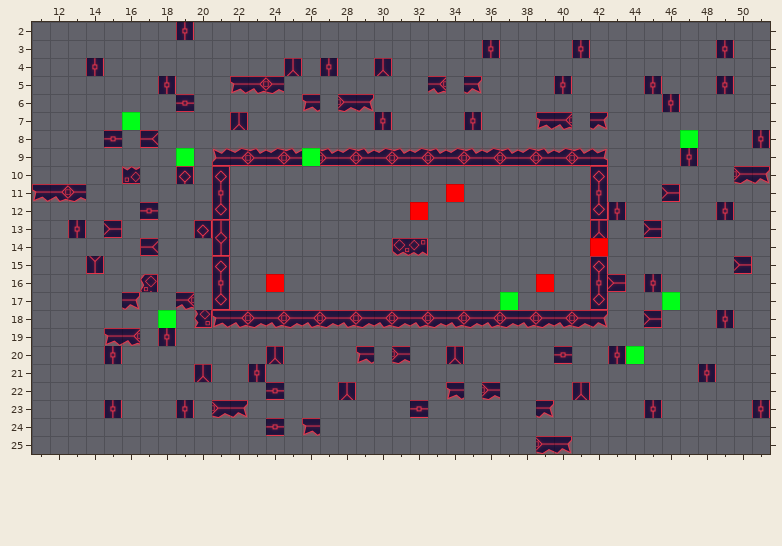
One commit to this Tiled map: Map_Boss.tmx. The picture above is the old version.
Cells are 80x80 px. Shown: x 11..51, y 2..25.
The same view after the edit:
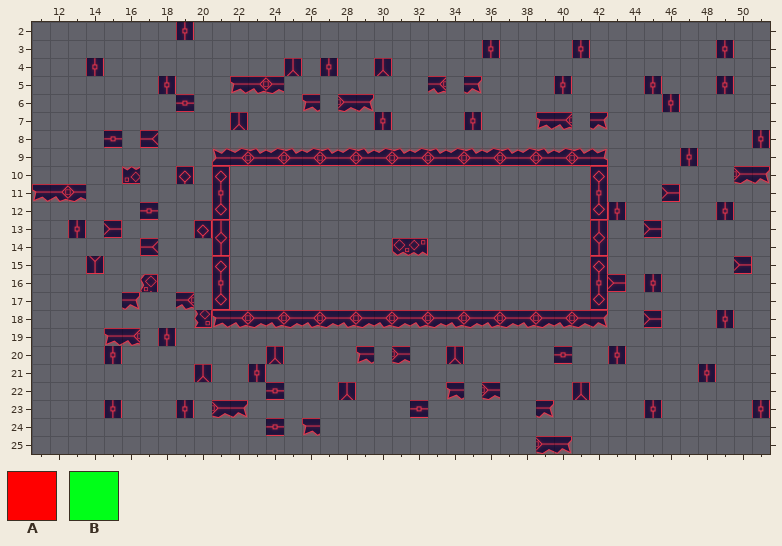
Key: from "Tile_Set": A 0, B 32.
Objects are placed by their top-left corner, in cells (3,4 is the top-left corner of cell 3,4); size is 1x1 cell unless given.
Difference:
--- layer "Object/Boss" (now hidden)
-A at 42,14
--- layer "Object/BossPlatform" (now hidden)
-B at 16,7
-B at 47,8
-B at 26,9
-B at 19,9
-B at 37,17
-B at 46,17
-B at 18,18
-B at 44,20
--- layer "Object/Ennemi3" (now hidden)
-A at 32,12
--- layer "Object/Ennemi2" (now hidden)
-A at 24,16
-A at 39,16
--- layer "Object/Ennemi1" (now hidden)
-A at 34,11
